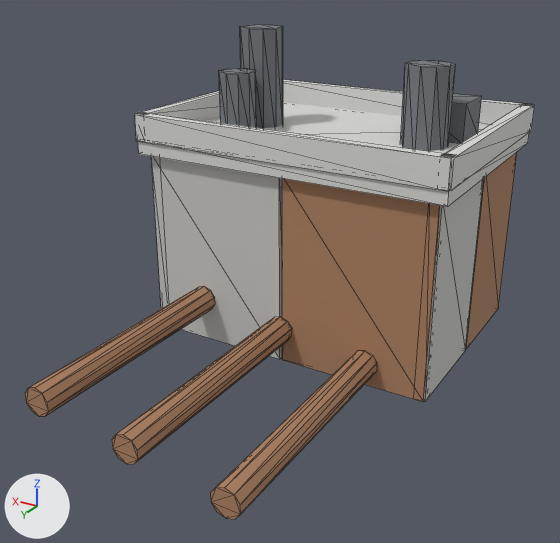
A saved change to the glTF model games/unreal2_mods/U2Avalon/Models/glb/B_pump_house.glb.
Rendered twice from a 50 mm camera at (-9.18, 18.34, 10.18) aimed at (-0.11, 3.23, 2.63). Every picture has the same lights, and +X, +Y and +Z are marked at lower left. The picture after the commit comes second. Mesh edges are drawn as thin lines. Where no turn or scale is listed for an object, it has been applied to the vertices.
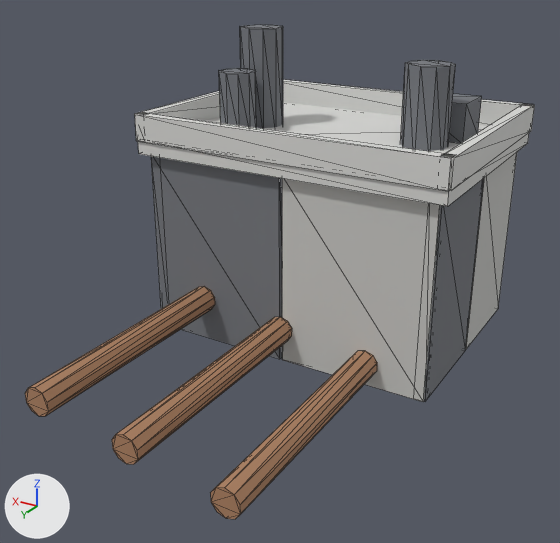
Where the change shows, as pixel boxes (x1, y1, x2, y2) in the pictures (560 x 543 px):
'Cube.002', recoloured (brown to light grey)
    both: (282, 178, 440, 402)
'Cube.003', recoloured (light grey to grey)
    both: (151, 156, 282, 359)
'Cube.005', recoloured (light grey to grey)
    both: (424, 178, 484, 401)
'Cube.004', recoloured (brown to light grey)
    both: (465, 152, 517, 349)

Edits to the bpy script that builds the scene:
```text
Change me_cube_002:
    where me_cube_002.from_pydata(...)  # 8 vertices, 12 faces; spans x -1.96..1.96, y -0.15..0.15, z -2.5..2.5
    remove me_cube_002.materials.append(mat_rust)  # brown #ad8161
    add me_cube_002.materials.append(mat_concrete)  # light grey #c8c8c5
Change me_cube_003:
    where me_cube_003.from_pydata(...)  # 8 vertices, 12 faces; spans x -1.96..1.96, y -0.15..0.15, z -2.5..2.5
    remove me_cube_003.materials.append(mat_concrete)  # light grey #c8c8c5
    add me_cube_003.materials.append(mat_dark)  # grey #76797e
Change me_cube_004:
    where me_cube_004.from_pydata(...)  # 8 vertices, 12 faces; spans x -0.15..0.15, y -1.46..1.46, z -2.5..2.5
    remove me_cube_004.materials.append(mat_rust)  # brown #ad8161
    add me_cube_004.materials.append(mat_concrete)  # light grey #c8c8c5
Change me_cube_005:
    where me_cube_005.from_pydata(...)  # 8 vertices, 12 faces; spans x -0.15..0.15, y -1.46..1.46, z -2.5..2.5
    remove me_cube_005.materials.append(mat_concrete)  # light grey #c8c8c5
    add me_cube_005.materials.append(mat_dark)  # grey #76797e
```
